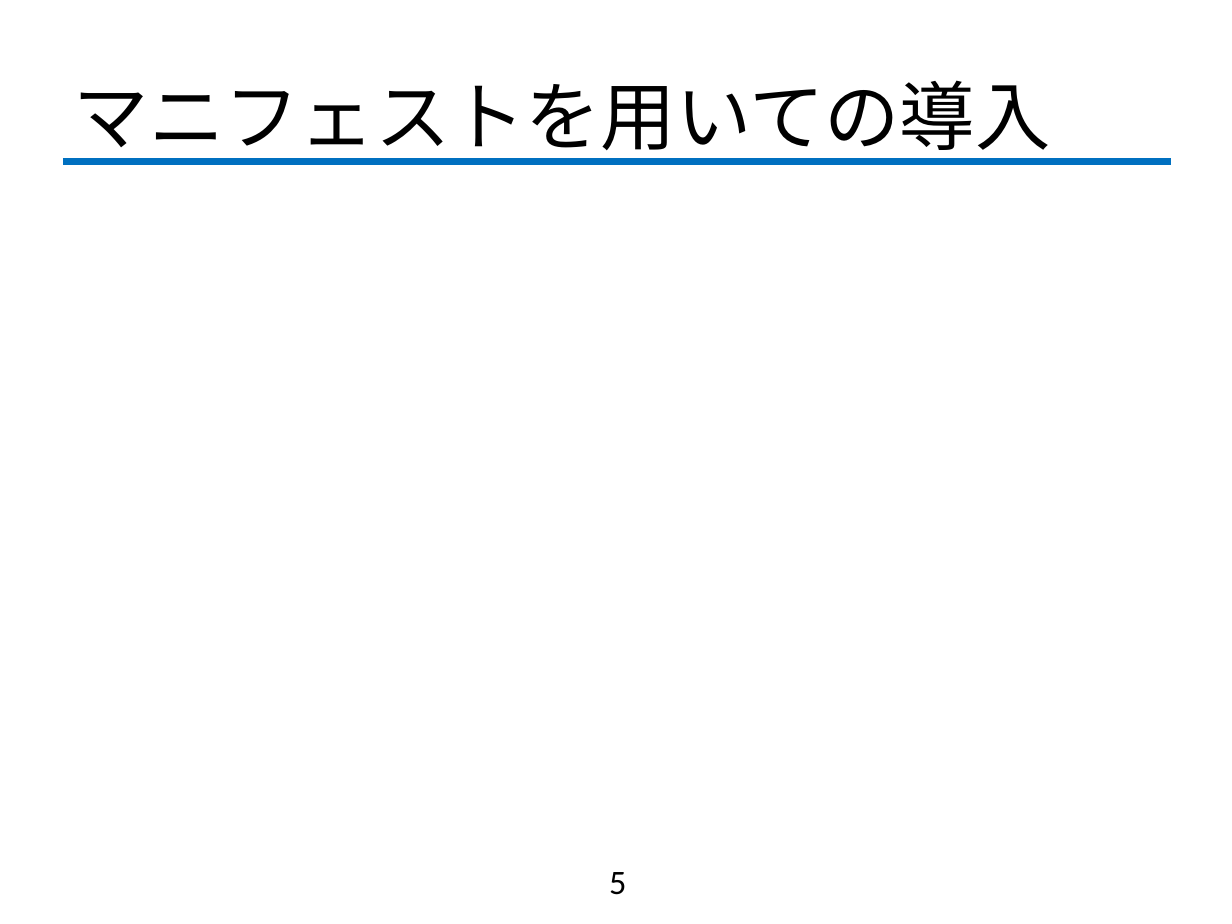
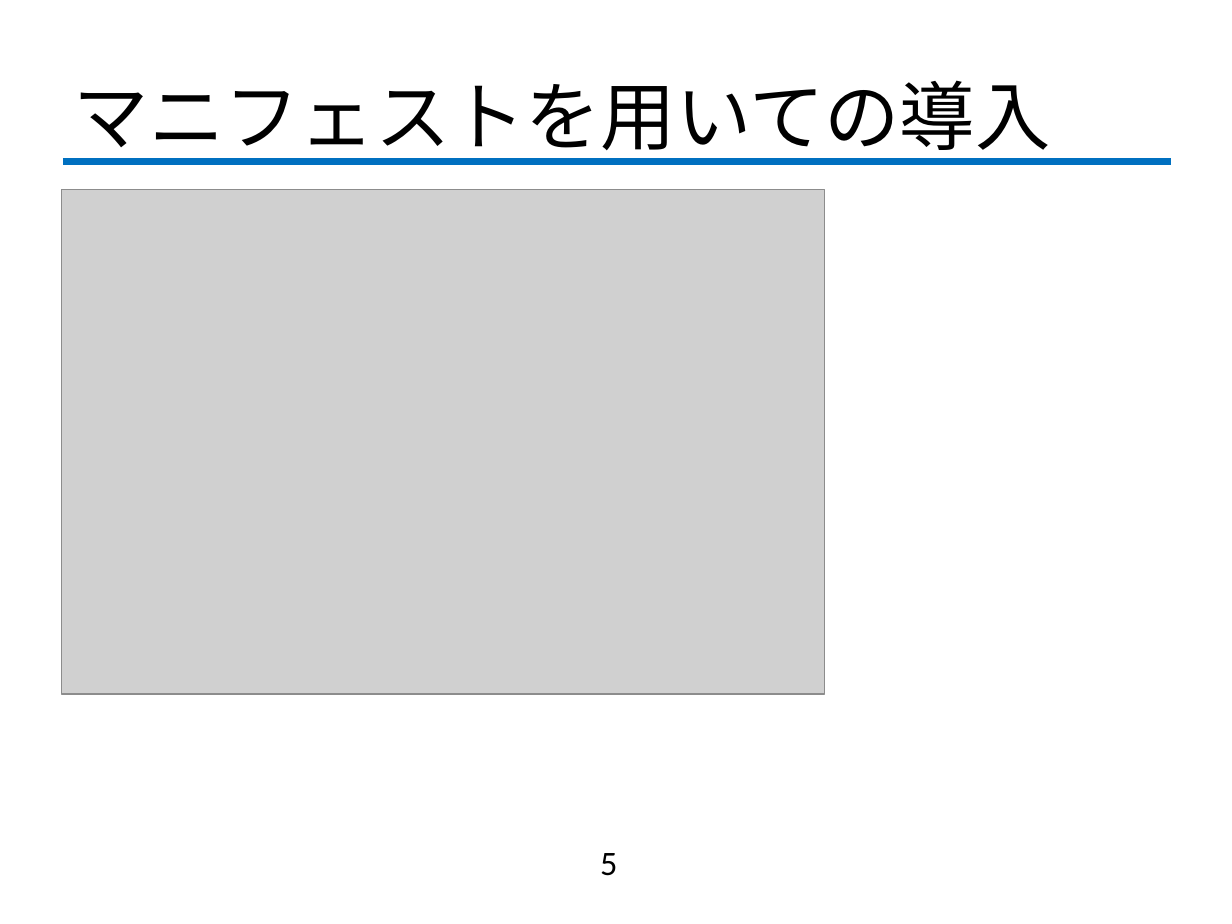
Before and after one commit to fujiLabo/fuji_simu, a slide deck: slide 5 of 1005進捗.pptx. Drawn at 1232x924 pixels with LibreOffice and Linux fonts; fonts in the diff are those of the drawing; grey boxes stand for pictures; background and template pictures are left out. Boxes give left, top, right and bottom in pixels: in the first picture for what was removed or moved away, otherwise in the second. Text is boxed around its words. In the diff, an @@ line names an element or a change of style, - is before the commit and + after.

```diff
--- a/1005進捗.pptx
+++ b/1005進捗.pptx
@@ picture added at [62, 190, 824, 695] @@
@@ page number: place and size @@
-page number at [609, 872, 626, 895]
+page number at [600, 853, 617, 876]
```
Also in this commit, not shown: 2 other slides changed, 3 slides added, 1 slide removed, 1 other file.
